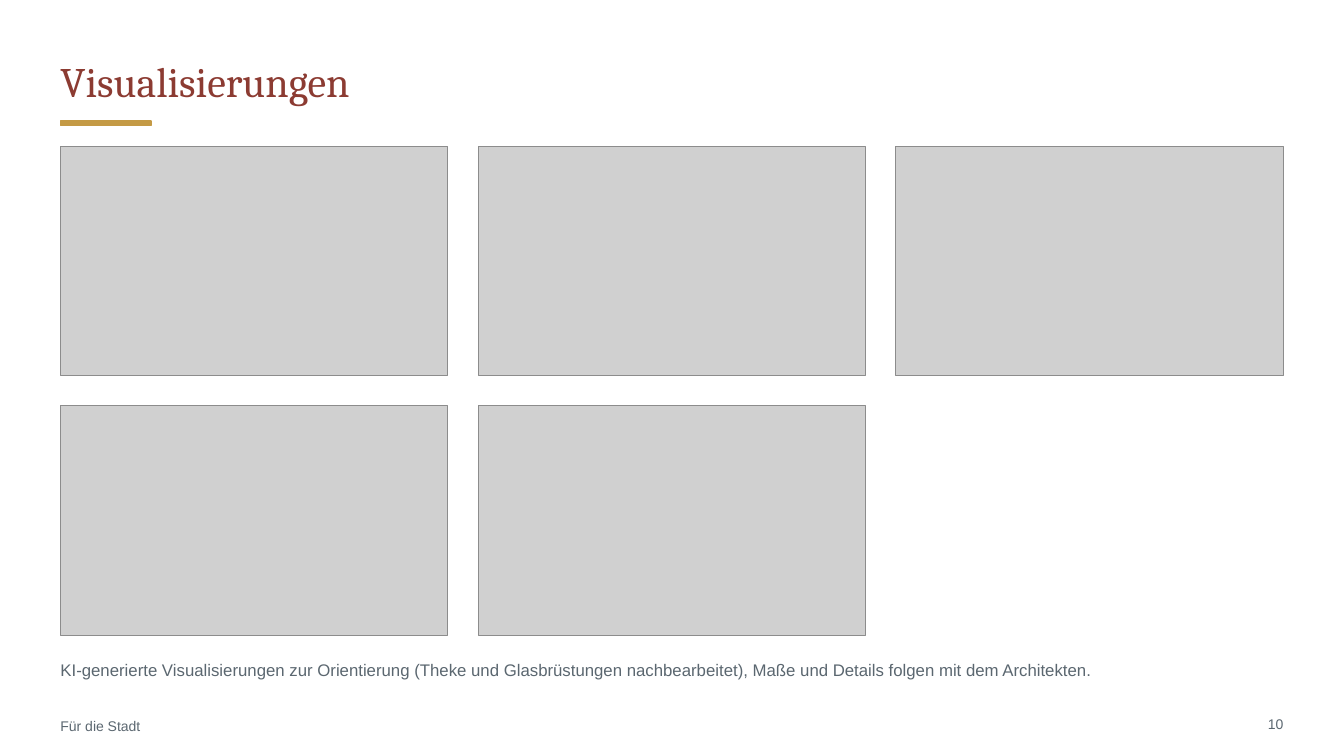
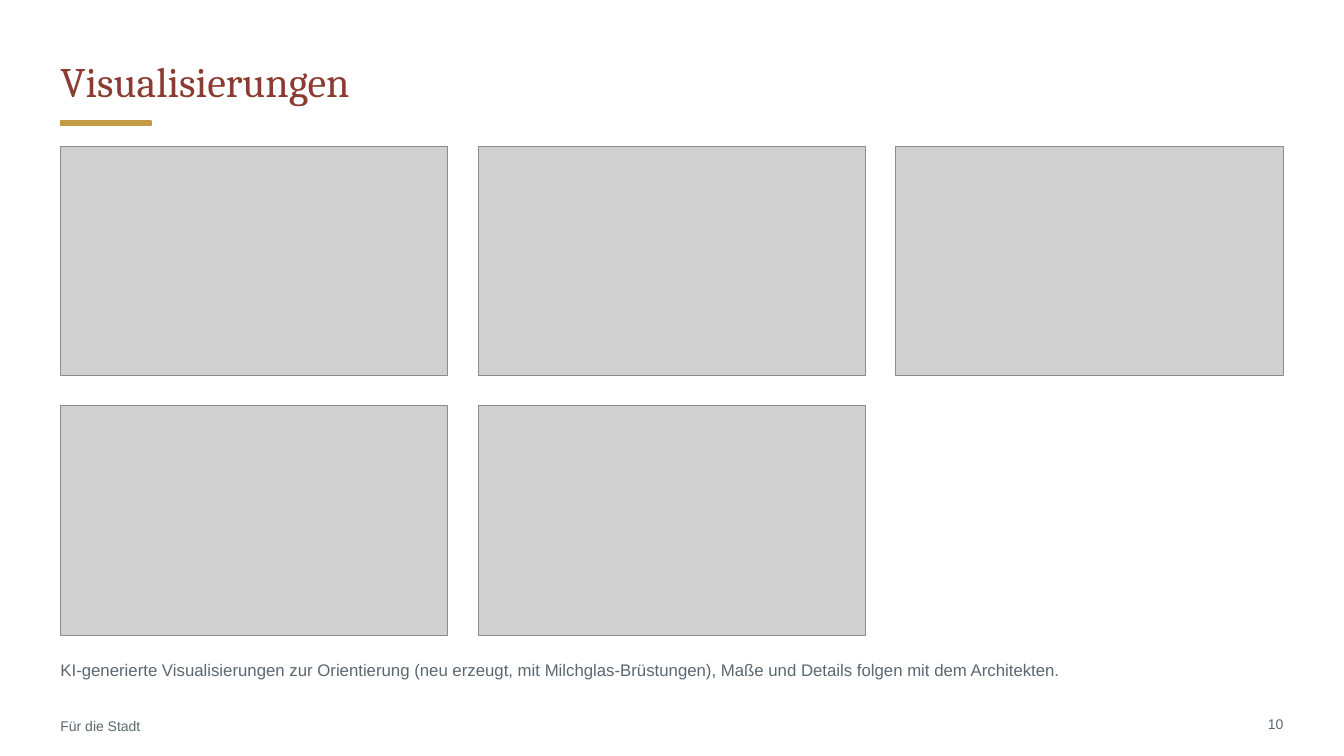
Before and after one commit to CartoonUsername/bau-projekt, a slide deck: slide 10 of praesentation/Neue-Mitte-Werlte_Baufeld3_6-Wohnungen_Gastro-EG.pptx. Drawn at 1344x756 pixels with LibreOffice and Linux fonts; fonts in the diff are those of the drawing; grey boxes stand for pictures. Boxes give left, top, right and bottom in pixels: in the first picture for what was removed or moved away, otherwise in the second. Text is boxed around its words. In the diff, an @@ line names an element or a change of style, - is before the commit and + after.

```diff
--- a/praesentation/Neue-Mitte-Werlte_Baufeld3_6-Wohnungen_Gastro-EG.pptx
+++ b/praesentation/Neue-Mitte-Werlte_Baufeld3_6-Wohnungen_Gastro-EG.pptx
@@ text at [60,664,1060,680]: text changed @@
-KI-generierte Visualisierungen zur Orientierung (Theke und Glasbrüstungen nachbearbeitet), Maße und Details folgen mit dem Architekten.
+KI-generierte Visualisierungen zur Orientierung (neu erzeugt, mit Milchglas-Brüstungen), Maße und Details folgen mit dem Architekten.
```
Also in this commit, not shown: 16 other files.
